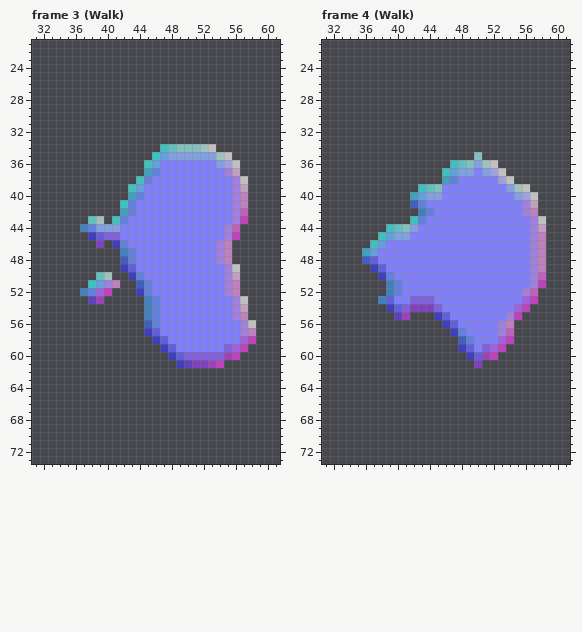
Two versions of one pixel-art file, art/enemy/blob.aseprite. The picture above was drawn from the file before the commit.
96x96 pixels, 7 frames. Shown: frame 3 (Walk): x 31..61, y 21..73; frame 4 (Walk): x 31..61, y 21..73. The commit also changed other frames, which this record leaves out.
New version:
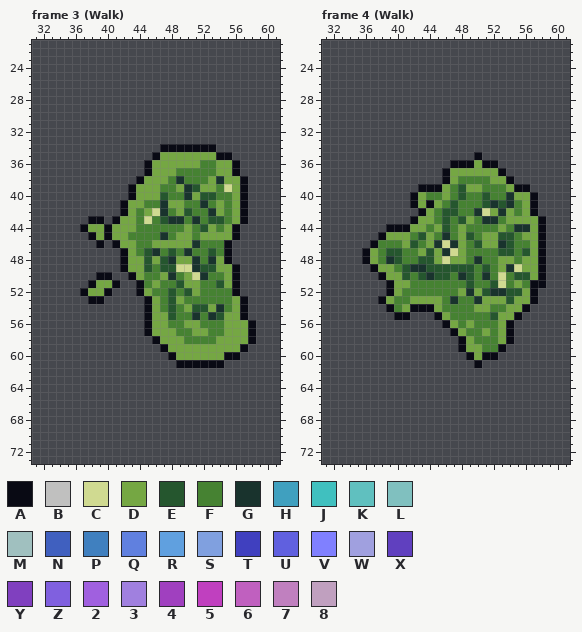
Palette (. is transparent): A #090a14  B #c0c0bf  C #d0da91  D #75a743  E #25562e  F #468232  G #19332d  H #40a0bf  J #40c0bf  K #60c0bf  L #80c0bf  M #a0c0bf  N #4060bf  P #4080bf  Q #6080df  R #60a0df  S #80a0df  T #4040bf  U #6060df  V #8080ff  W #a0a0df  X #6040bf  Y #8040bf  Z #8060df  2 #a060df  3 #a080df  4 #a040bf  5 #c040bf  6 #c060bf  7 #c080bf  8 #c0a0bf
The author wrote: Blob enemy split behaviour.
The exact change:
layer "Blob" now shown
layer "Blob_NormalGenerated" now hidden
--- frame 3 (Walk)
@@ x 31..61 @@
 33 ...............................
-34 ................JKLLLMB........
-35 ...............JRSSSSSSMB......
-36 ..............JRVVVVVVVSWB.....
-37 ..............HQVVVVVVVV38.....
-38 .............JQVVVVVVVVVV3B....
-39 ............JRVVVVVVVVVVV38....
-40 ............HQVVVVVVVVVVV37....
-41 ...........JQVVVVVVVVVVVV37....
-42 ...........HQVVVVVVVVVVVV36....
-43 .......KM.JQVVVVVVVVVVVVV35....
-44 ......PQSSSVVVVVVVVVVVVV36.....
-45 .......TUZZVVVVVVVVVVVVV35.....
-46 ........Y.TQVVVVVVVVVVV37......
-47 ...........PQVVVVVVVVVV37......
-48 ...........NQVVVVVVVVVV37......
-49 ...........TUVVVVVVVVVVV3B.....
-50 ........KM..TQVVVVVVVVVV38.....
-51 .......JR37..NQVVVVVVVVV37.....
-52 ......PQ25...TQVVVVVVVVV37.....
-53 .......X4.....PQVVVVVVVVV3B....
-54 ..............PQVVVVVVVVV38....
-55 ..............PQVVVVVVVVV37....
-56 ..............NQVVVVVVVVVV3B...
-57 ..............TUVVVVVVVVVV37...
-58 ...............TUVVVVVVVVV25...
-59 ................TUVVVVVVZ25....
-60 .................TUZZZZZ45.....
-61 ..................TXYY45.......
+34 ................AAAAAAA........
+35 ...............ADDDDDDDAA......
+36 ..............ADDDDDDFFDDA.....
+37 ..............ADDDFFFFFDDA.....
+38 .............ADDDFGFFFDGDDA....
+39 ............ADDDFFDGEDDFCDA....
+40 ............ADDDEFFGDEEFFDA....
+41 ...........ADDFFGDDFFGFDFDA....
+42 ...........ADFDCGFDEFFGDFDA....
+43 .......AA.ADDFCFEGGFGFEEFDA....
+44 ......ADDADDDFFFFFFDFEDFDA.....
+45 .......ADADDFFFFGFDDFDDDDA.....
+46 ........A.ADDFFDDDDDGFFFA......
+47 ...........ADFEGFEFGFFEFA......
+48 ...........ADDEDEGDDGFGDA......
+49 ...........ADDEFEECCGEEDDA.....
+50 ........AA..ADFFDGFDCGFFDA.....
+51 .......ADDA..AFDFFEDDFFEDA.....
+52 ......ADDA...ADFFEFEDFFFFA.....
+53 .......AA.....ADFEDFFFFFFDA....
+54 ..............ADFEFDEEDGFDA....
+55 ..............ADDEFFGFGEDDA....
+56 ..............ADDFFDDFFFDDDA...
+57 ..............ADDDFFDDFFDDDA...
+58 ...............ADDDFFFFDDDDA...
+59 ................ADDDDDDDDDA....
+60 .................ADDDDDDAA.....
+61 ..................AAAAAA.......
 62 ...............................
--- frame 4 (Walk)
@@ x 31..61 @@
 34 ...............................
-35 ...................L...........
-36 ................JKLSMB.........
-37 ...............JRSSVSWB........
-38 ...............HQVVVVVWB.......
-39 ............JKLVVVVVVVVSMB.....
-40 ...........HRSSVVVVVVVVVSWB....
-41 ...........NQVVVVVVVVVVVV38....
-42 ............PQVVVVVVVVVVV37....
-43 ...........JQVVVVVVVVVVVVV3B...
-44 ........JKLSVVVVVVVVVVVVVV38...
-45 .......JRSSVVVVVVVVVVVVVVV37...
-46 ......JRVVVVVVVVVVVVVVVVVV37...
-47 .....HRVVVVVVVVVVVVVVVVVVV37...
-48 .....NUVVVVVVVVVVVVVVVVVVV37...
-49 ......TUVVVVVVVVVVVVVVVVVV37...
-50 .......TQVVVVVVVVVVVVVVVVV36...
-51 ........PQVVVVVVVVVVVVVVVV35...
-52 ........PQVVVVVVVVVVVVVVV36....
-53 .......PUVVZZZVVVVVVVVVVV25....
-54 ........TUZYYYZVVVVVVVVV25.....
-55 .........X4...TUVVVVVVV35......
-56 ...............TUVVVVV37.......
-57 ................TQVVVV36.......
-58 .................NQVVV25.......
-59 .................TUVZ25........
-60 ..................TU45.........
-61 ...................Y...........
+35 ...................A...........
+36 ................AAADAA.........
+37 ...............ADDDDDDA........
+38 ...............ADFFFFDDA.......
+39 ............AAADFEDDFFFDAA.....
+40 ...........ADFFDFEFFEFFGDDA....
+41 ...........ADADFEFFFEGEGFDA....
+42 ............ADFEEFFGCDGDFDA....
+43 ...........ADDFEFEDFGGFDDDDA...
+44 ........AAADDFDEFDFFFFDFGGDA...
+45 .......ADDDFEDFGFDEFDDEEFDDA...
+46 ......AFFFDEFDGCGDFEDDGEFFDA...
+47 .....ADFEEFFDEDGCDFFFFEEFEDA...
+48 .....ADFGEFFEEDCDDFGFFDDFDDA...
+49 ......ADDFEGGEEEEEEFEFDGCDDA...
+50 .......ADDEFEGEEFGEFGFCFEEDA...
+51 ........ADDFFFFFFFEFFECFDFAA...
+52 ........ADFFFFFFFDGDEGGEEDA....
+53 .......ADFFDDDDFGFFGDDDEDDA....
+54 ........AFDAAADFFFFDDFFDDA.....
+55 .........AA...ADFFFFFEDDA......
+56 ...............ADFDFFFDA.......
+57 ................ADFFDFDA.......
+58 .................ADFFFDA.......
+59 .................ADDFFA........
+60 ..................ADAA.........
+61 ...................A...........
 62 ...............................
